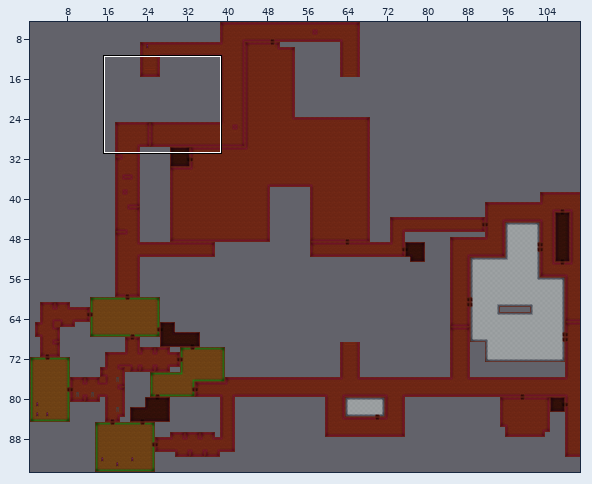
Tiled map -- Assets/Tiled/3F-M (Unfinished).tmx. The picture above shows the old version from afar; the outline marks the close-up.
Close-up. Earlier state:
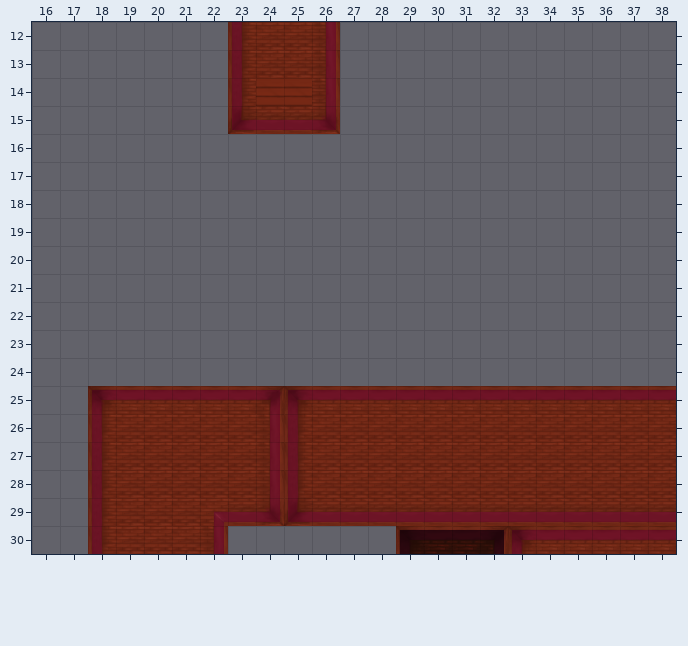
Cells are 128x128 px. Shown: x 16..38, y 12..30. The commit also changed other parts of the map, which this record leaves out.
The same view after the edit:
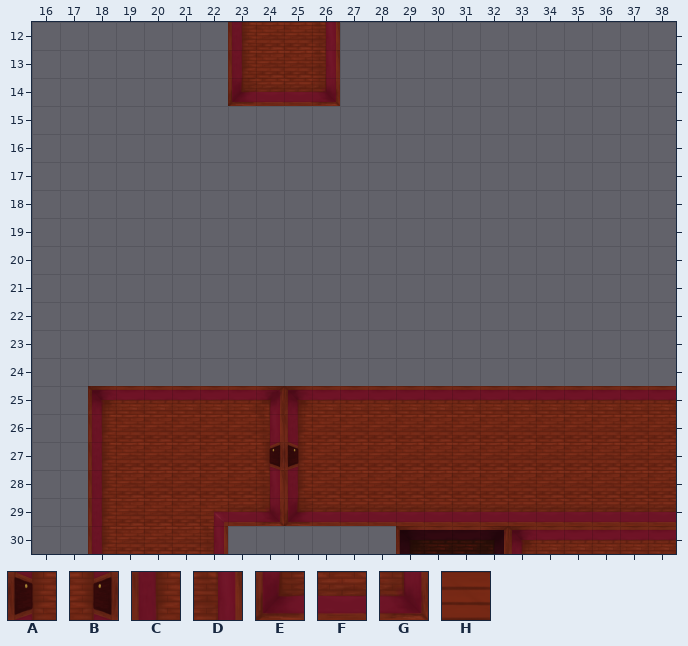
Key: from "Tileset1": A 6 "HallDoorW", B 8 "HallDoorE", C 20 "HallW", D 22 "HallE", E 40 "HallInSW", F 41 "HallS", G 42 "HallInSE", H 180.
_ is an empty cell.
Changes in this commit:
Layer "Tile Layer 1":
y 14: x 23..26 CHHD -> EFFG
y 15: x 23..26 EFFG -> ____
y 27: x 24..25 DC -> BA
